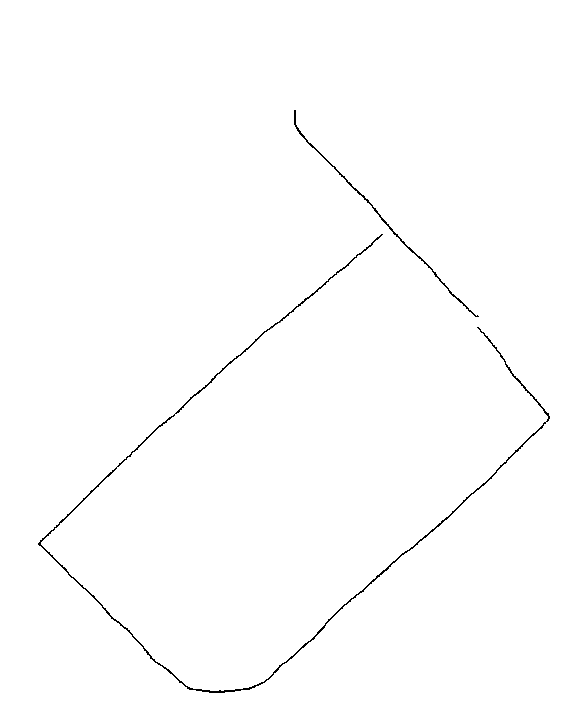
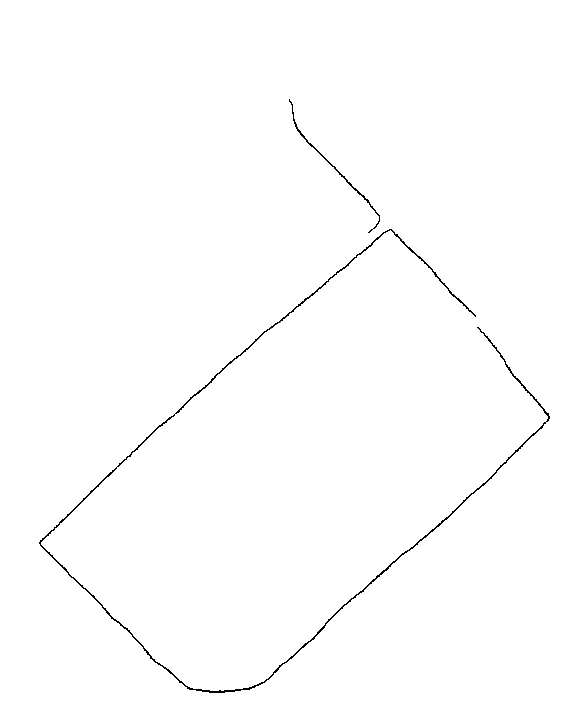
Layers edited between the first and the second 577 x 728 image:
painted on "labelShrink" over [38, 99, 479, 546]
